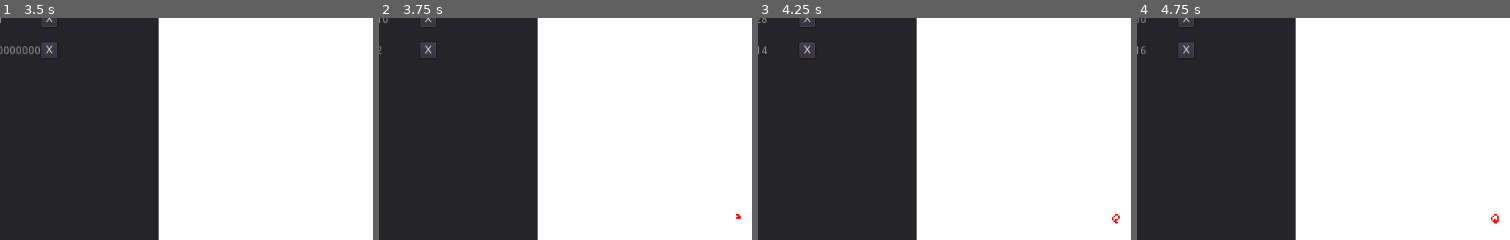
Above: before the commit, frames 1-4 (left to right).
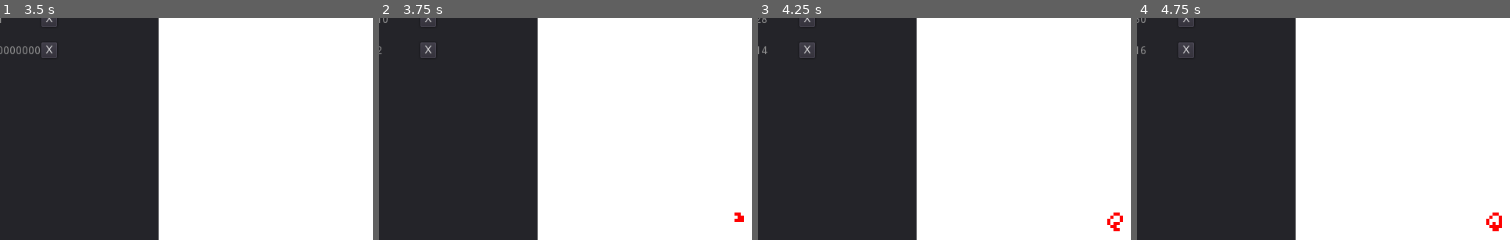
Above: after the commit, the same moments.

Repository: AndyGFX/AGFX_GD3_AntMovement_SIM
Game: Godot game, scene res://MAIN.tscn
Same seed, same stepped clock (60 frames per second), same inputs: the game is played once before the commit and once after it.
Inputs:
- Up to frame 1 (3.5 s): click "Rebuild" at 0.5 s; click "STEP" at 1.25 s; click "Left" at 2 s; click "Right" at 2.75 s
- Up to frame 2 (3.75 s): click "RUN" at 3.5 s
- Up to frame 3 (4.25 s): no input
- Up to frame 4 (4.75 s): click "STOP" at 4.25 s
The pictures show only the part of the screen within x 24-74%, y 4-54%; the shares and areas given below are measured in that part.

Frame 1 is identical in both runs. In frame 2, less than 0.1% of the frame differs, in the area x 95-98%, y 87-92%; in frame 3, 0.2%; in frame 4, 0.2%, in the area x 93-98%, y 87-97%.

Commit message:
Resize draw area

Diff:
--- a/MAIN.gd
+++ b/MAIN.gd
@@ -5,19 +5,21 @@
 var rules_loop = []
 var move_vector = Vector2(0,-1)
 
-var ant_pos = Vector2(128,128)
+var ant_pos = Vector2(64,64)
 var paint:Image
 var render:bool = false;
 var sim_step:int = 0
 var itex = ImageTexture.new()
 var lbl_step:Label
+var iw = 128
+var ih = 128
 
 enum eDirection { TO_LEFT = -1, STOP = 0,TO_RIGHT=1 }
 func _ready():
 
 	self.itemList = get_node("Panel-control/ScrollContainer/ItemList")
 	self.paint = Image.new()
-	self.paint.create(256,256,false,Image.FORMAT_RGBA8)
+	self.paint.create(self.iw,self.ih,false,Image.FORMAT_RGBA8)
 
 	get_node("Panel-control/ScrollContainer/ItemList/RuleItem 0/ColorPickerButton").color = Color.white
 	get_node("Panel-control/ScrollContainer/ItemList/RuleItem 1/ColorPickerButton").color = Color.red
@@ -134,10 +136,10 @@
 
 func ResetSim():
 	self.sim_step = 0
-	self.ant_pos = Vector2(128,128)
+	self.ant_pos = Vector2(64,64)
 	self.paint.lock()
-	for x in range(256):
-		for y in range(256):
+	for x in range(self.iw):
+		for y in range(self.ih):
 			self.paint.set_pixel(x,y,Color(1,1,1,1))
 	self.paint.unlock()
 	pass
@@ -149,7 +151,7 @@
 
 func SimStep():
 
-	if (ant_pos.x>0 and ant_pos.x<256 and ant_pos.y>0 and ant_pos.y<256):
+	if (ant_pos.x>0 and ant_pos.x<self.iw and ant_pos.y>0 and ant_pos.y<self.ih):
 
 #		var idx = self.sim_step % self.rules_loop.size()
 		self.sim_step += 1
--- a/MAIN.tscn
+++ b/MAIN.tscn
@@ -72,7 +72,7 @@
 
 [node name="AntArena" type="Sprite" parent="Panel"]
 position = Vector2( 356, 288 )
-scale = Vector2( 2, 2 )
+scale = Vector2( 4, 4 )
 texture = ExtResource( 3 )
 
 [node name="Label-STEP" type="Label" parent="Panel"]
Binary file changed: Sprites/AntArena.png
